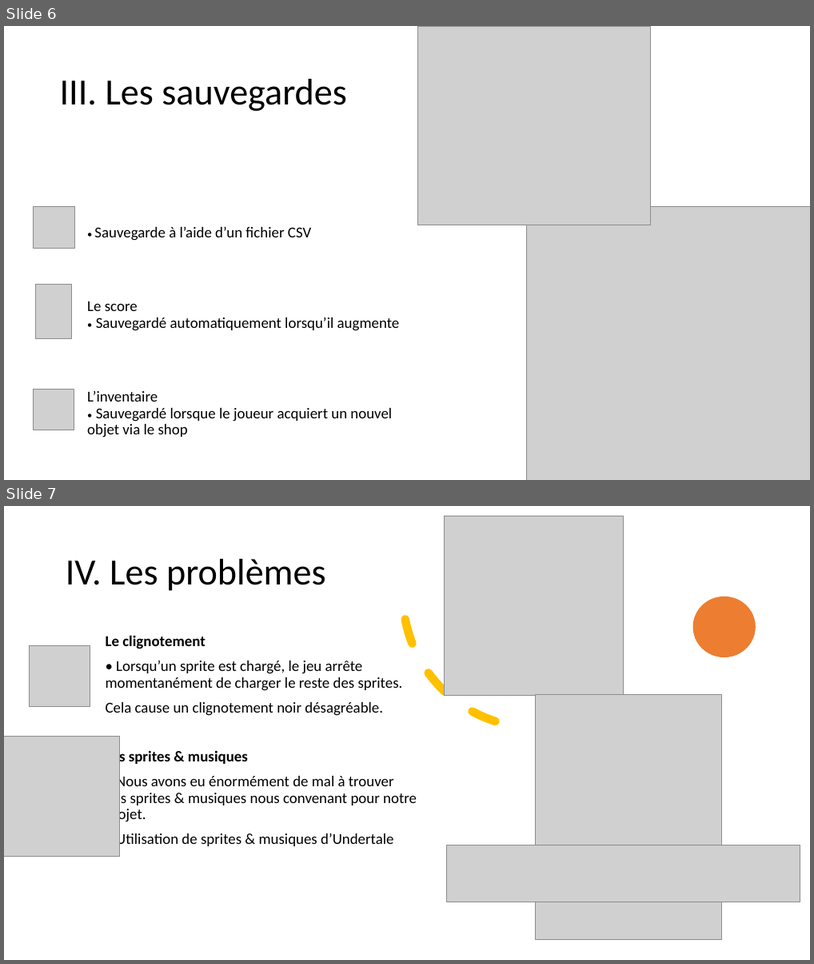
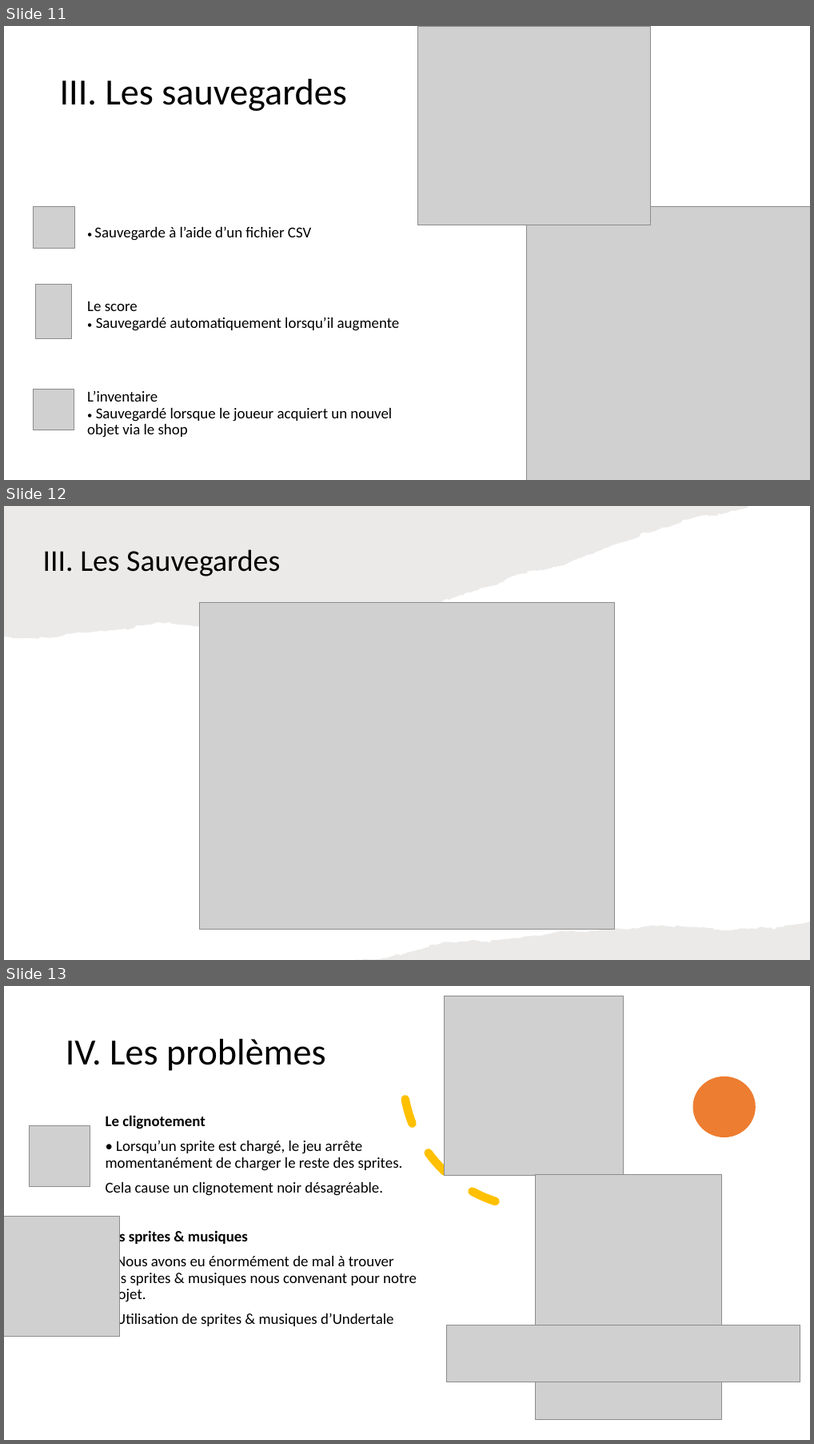
Before and after one commit to NSI-1ere/Run-Kill, a slide deck: Run&Kill.pptx. Shown one above the other, each under a label of ours: slides 6 and 7 before the commit, slides 11, 12 and 13 after it. The pictures are 814x964 and 814x1444 pixels, drawn with LibreOffice and Linux fonts; fonts in the diff are those of the drawing; grey boxes stand for pictures; background and template pictures are left out. Boxes give left, top, right and bottom in pixels: in the first picture for what was removed or moved away, otherwise in the second. Text is boxed around its words. In the diff, an @@ line names an element or a change of style, - is before the commit and + after.

```diff
--- a/Run&Kill.pptx
+++ b/Run&Kill.pptx
@@ slide 12 added at (x1=4, y1=506, x2=810, y2=960), background #FFFFFF @@
@@ freeform shape added at (x1=4, y1=506, x2=750, y2=639), fill #82766A at 15% opacity @@
@@ title added at (x1=43, y1=549, x2=280, y2=576), 36 pt, text #000000 @@
+III. Les Sauvegardes
@@ picture added at (x1=200, y1=602, x2=614, y2=929) @@
@@ freeform shape added at (x1=355, y1=922, x2=810, y2=960), fill #82766A at 15% opacity @@
@@ what was slide 6 is now slide 11 @@
@@ what was slide 7 is now slide 13 @@
```
Also in this commit, not shown: 5 other slides added.
